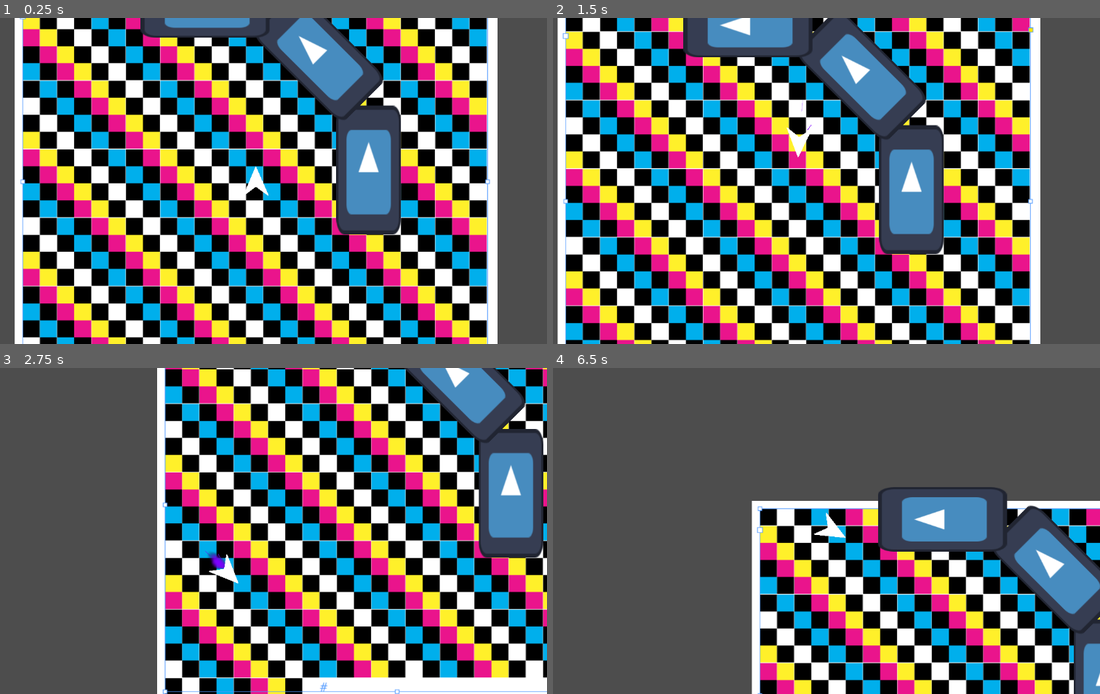
Above: before the commit, frames 1-4 (two rows, left to right).
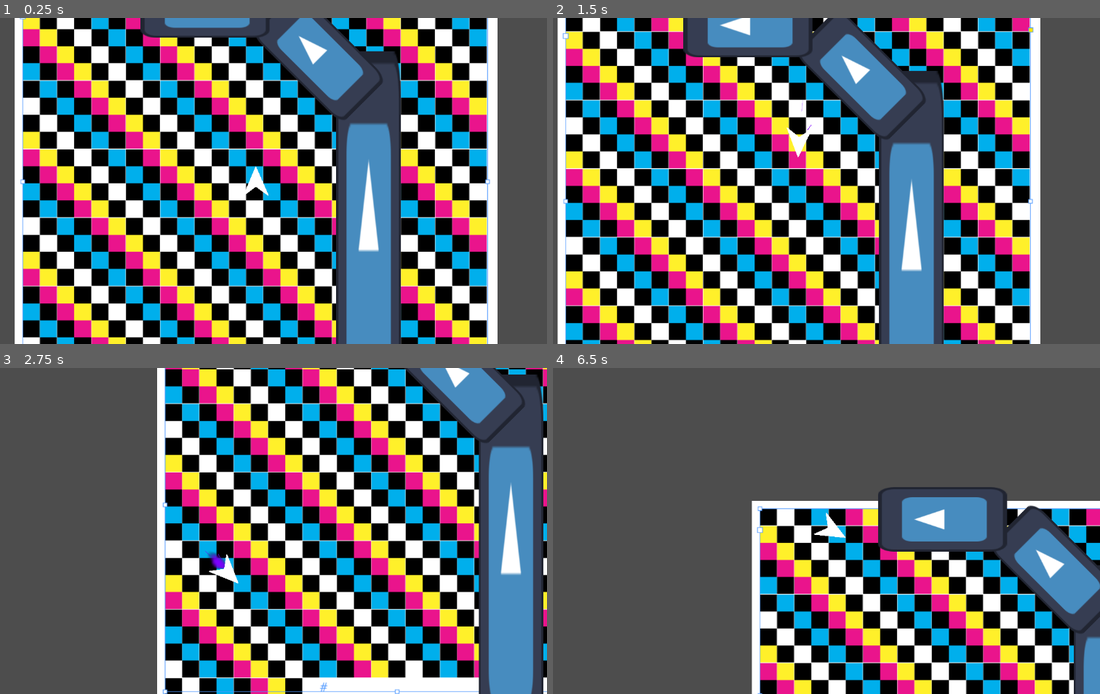
Above: after the commit, the same moments.

Repository: ParadoxArcher/Angle_Advantage
Game: Godot game, scene res://Scenes/GameScene.tscn
Same seed, same stepped clock (60 frames per second), same inputs: the game is played once before the commit and once after it. The engine's default icon, where the game draws it, is replaced by a stand-in: a white triangle on a blue panel in a dark square.
Inputs:
- Up to frame 1 (0.25 s): no input
- Up to frame 2 (1.5 s): tap Enter at 0.5 s; hold D (RotateRight) 0.53-1.28 s; hold W (Boost) 0.53-1.28 s; hold S (Back) from 1.28 s (still down); tap Space (Dodge) at 1.35 s
- Up to frame 3 (2.75 s): release S (Back) at 2.03 s; hold D (RotateRight) from 2.03 s (still down); hold W (Boost) from 2.03 s (still down)
- Up to frame 4 (6.5 s): release W (Boost) at 2.78 s; tap Space (Dodge) at 2.85, 4.35, 5.85 s; release D (RotateRight) at 3.53 s; hold W (Boost) 3.53-4.28 s; hold A (RotateLeft) 3.53-5.03 s; hold S (Back) 5.03-5.78 s; hold W (Boost) 5.03-5.78 s; hold D (RotateRight) from 5.78 s (still down)

The runs differ from the first frame. In frame 1, 6.0% of the frame differs, in the area x 61-74%, y 10-100%; in frame 2, 5.3%; in frame 3, 7.0%, in the area x 87-100%, y 2-100%; in frame 4, 0.1%.

Commit message:
vault backup: 2025-03-18 01:24:14

Diff:
--- a/zProject Files/Godot/Scenes/BoostDetection.gd
+++ b/zProject Files/Godot/Scenes/BoostDetection.gd
@@ -8,9 +8,10 @@
 
 
 func _on_body_shape_entered(body_rid, body, body_shape_index, local_shape_index):
+	var BodyCollider = get_node("../CollisionPolygon2D")
+	print(str(body) + ", " + str(BodyCollider))
 	if body != Bodies[0]:
 		Bodies.append(body)
-	print(body_shape_index)
 
 func _physics_process(_delta):
 
--- a/zProject Files/Godot/Scenes/GameScene.tscn
+++ b/zProject Files/Godot/Scenes/GameScene.tscn
@@ -28,7 +28,8 @@
 texture = ExtResource("2_3lpfc")
 
 [node name="StaticBody2D" type="StaticBody2D" parent="."]
-position = Vector2(448, -46)
+position = Vector2(448, 250)
+scale = Vector2(1, 3)
 
 [node name="CollisionShape2D" type="CollisionShape2D" parent="StaticBody2D"]
 position = Vector2(-0.5, -0.5)
Not shown, changed: .obsidian/workspace.json
